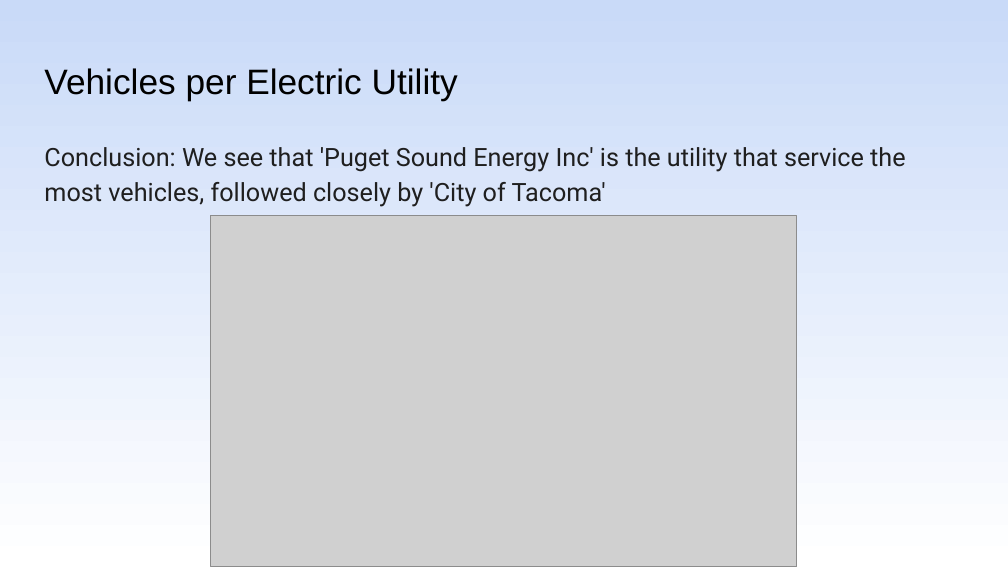
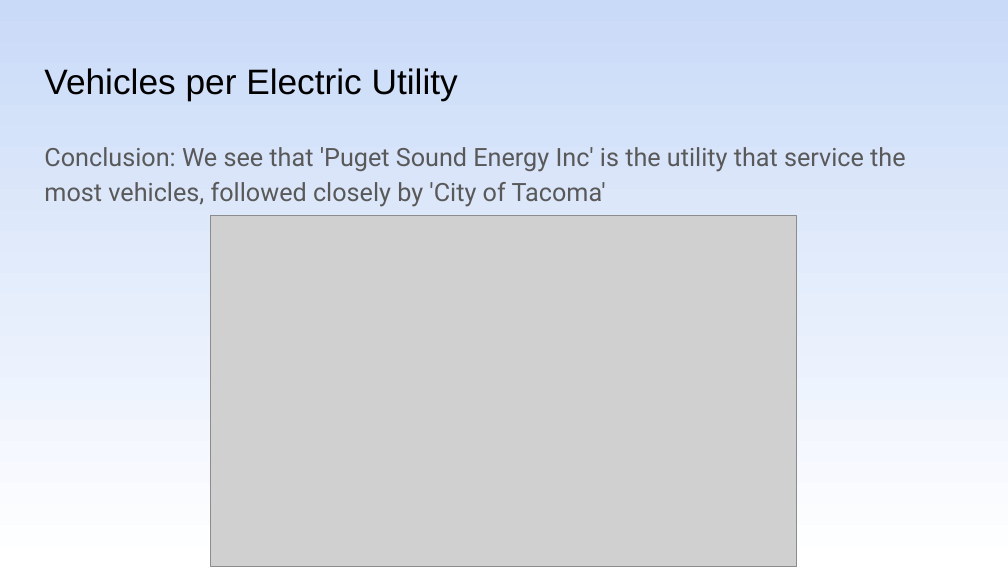
Before and after one commit to shachar700/DataAnalysis_ElectricVehicles, a slide deck: slide 12 of DataAnalysis_ElectricVehicles.pptx. Drawn at 1008x567 pixels with LibreOffice and Linux fonts; fonts in the diff are those of the drawing; grey boxes stand for pictures. Boxes give left, top, right and bottom in pixels: in the first picture for what was removed or moved away, otherwise in the second. Text is boxed around its words. In the diff, an @@ line names an element or a change of style, - is before the commit and + after.

```diff
--- a/DataAnalysis_ElectricVehicles.pptx
+++ b/DataAnalysis_ElectricVehicles.pptx
@@ text "Conclusion: We see that 'Puget ..." at [44,147,905,207]: text colour #1F1F1F to #595959 @@
```
Also in this commit, not shown: 12 other slides changed, 1 slide added, 1 slide removed, 3 other files.
